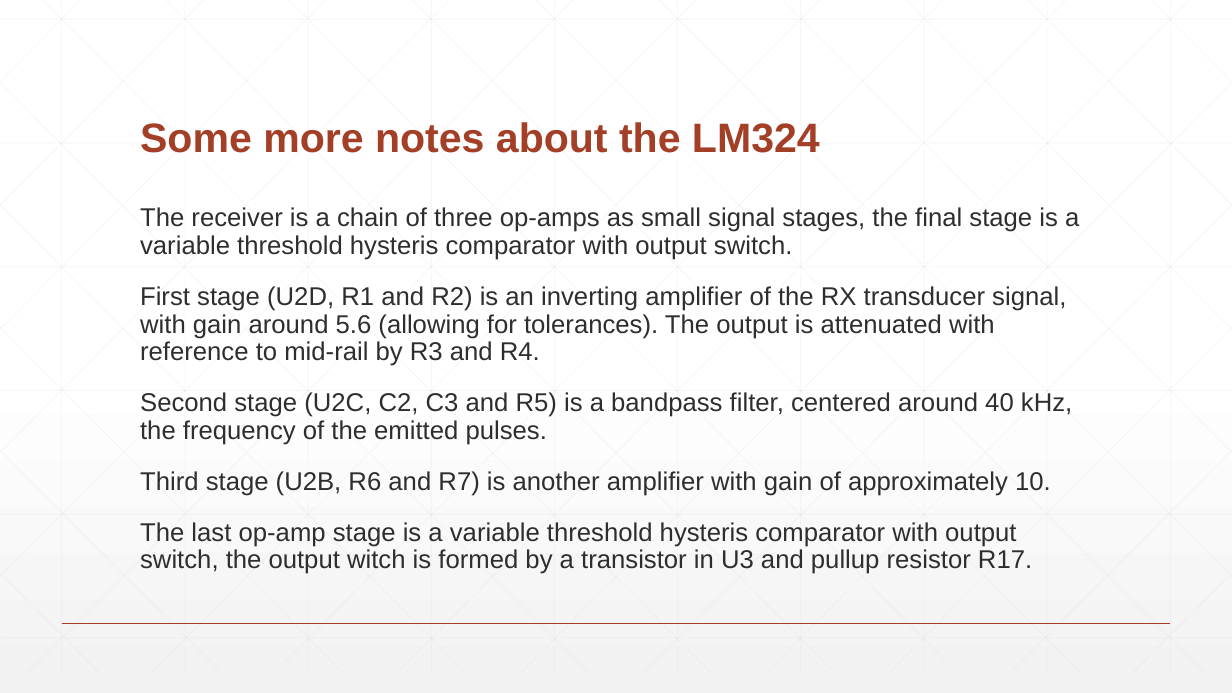
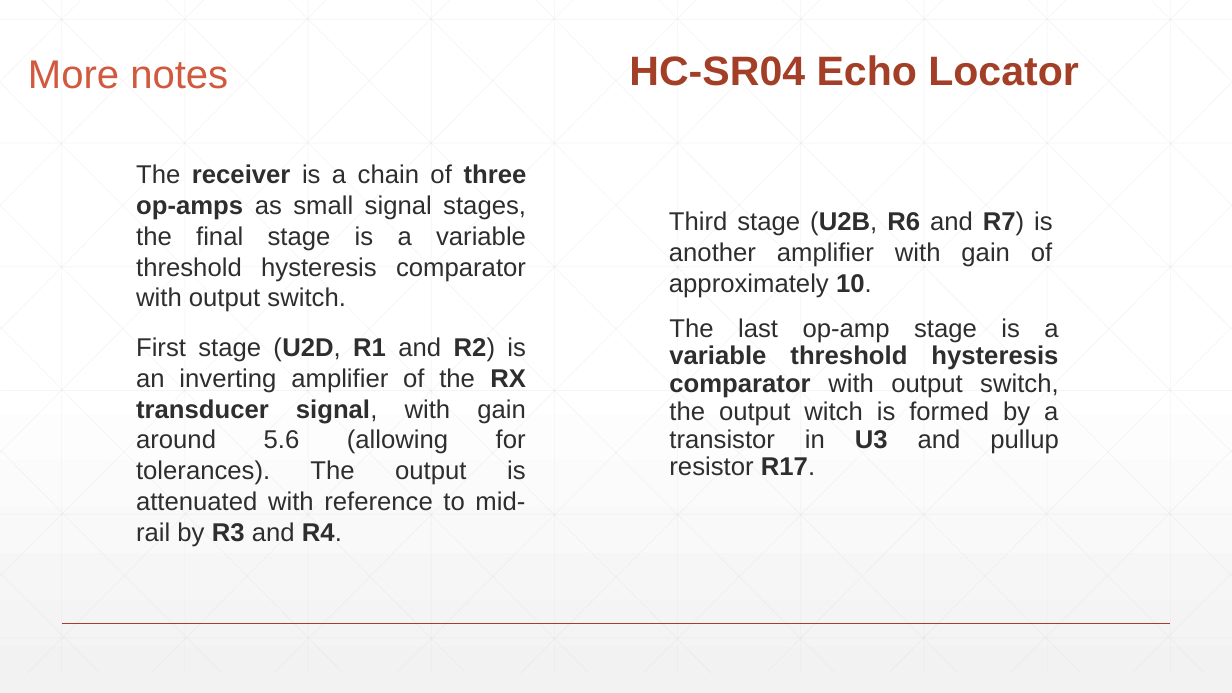
Before and after one commit to filippocastelli/uolli, a slide deck: slide 6 of Hardware_description.pptx. Drawn at 1232x693 pixels with LibreOffice and Linux fonts; fonts in the diff are those of the drawing. Boxes give left, top, right and bottom in pixels: in the first picture for what was removed or moved away, otherwise in the second. Text is boxed around its words. In the diff, an @@ line names an element or a change of style, - is before the commit and + after.

```diff
--- a/Hardware_description.pptx
+++ b/Hardware_description.pptx
@@ text added at (629,55,1079,86), 32 pt, text #A43F27, bold @@
+HC-SR04 Echo Locator
@@ text added at (28,60,228,89), 31.2 pt, text #D15A3E @@
+More notes
@@ title removed at (140,122,820,153) @@
-Some more notes about the LM324
@@ text added at (136,164,527,312), 20 pt, text #2D2E2D @@
+The receiver is a chain of three op-amps as small signal stages, the final stage is a variable threshold hysteresis comparator with output switch.
@@ text added at (669,211,1053,298), 20 pt, text #2D2E2D @@
+Third stage (U2B, R6 and R7) is another amplifier with gain of approximately 10.
@@ text at (669,318,1059,476): text changed @@
-The receiver is a chain of three op-amps as small signal stages, the final stage is a variable threshold hysteris comparator with output switch.
-First stage (U2D, R1 and R2) is an inverting amplifier of the RX transducer signal, with gain around 5.6 (allowing for tolerances). The output is attenuated with reference to mid-rail by R3 and R4.
-Second stage (U2C, C2, C3 and R5) is a bandpass filter, centered around 40 kHz, the frequency of the emitted pulses.
-Third stage (U2B, R6 and R7) is another amplifier with gain of approximately 10.
-The last op-amp stage is a variable threshold hysteris comparator with output switch, the output witch is formed by a transistor in U3 and pullup resistor R17.
+The last op-amp stage is a variable threshold hysteresis comparator with output switch, the output witch is formed by a transistor in U3 and pullup resistor R17.
@@ text added at (136,337,526,547), 20 pt, text #2D2E2D @@
+First stage (U2D, R1 and R2) is an inverting amplifier of the RX transducer signal, with gain around 5.6 (allowing for tolerances). The output is attenuated with reference to mid-rail by R3 and R4.
```
Also in this commit, not shown: 14 other slides changed.
